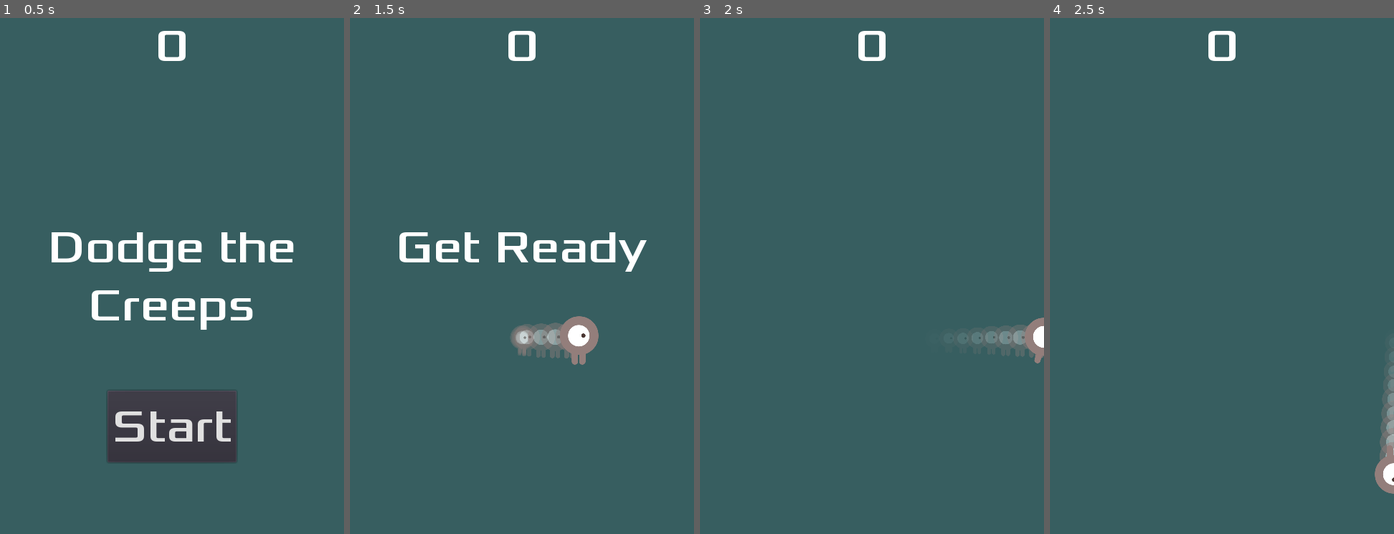
Above: before the commit, frames 1-4 (left to right).
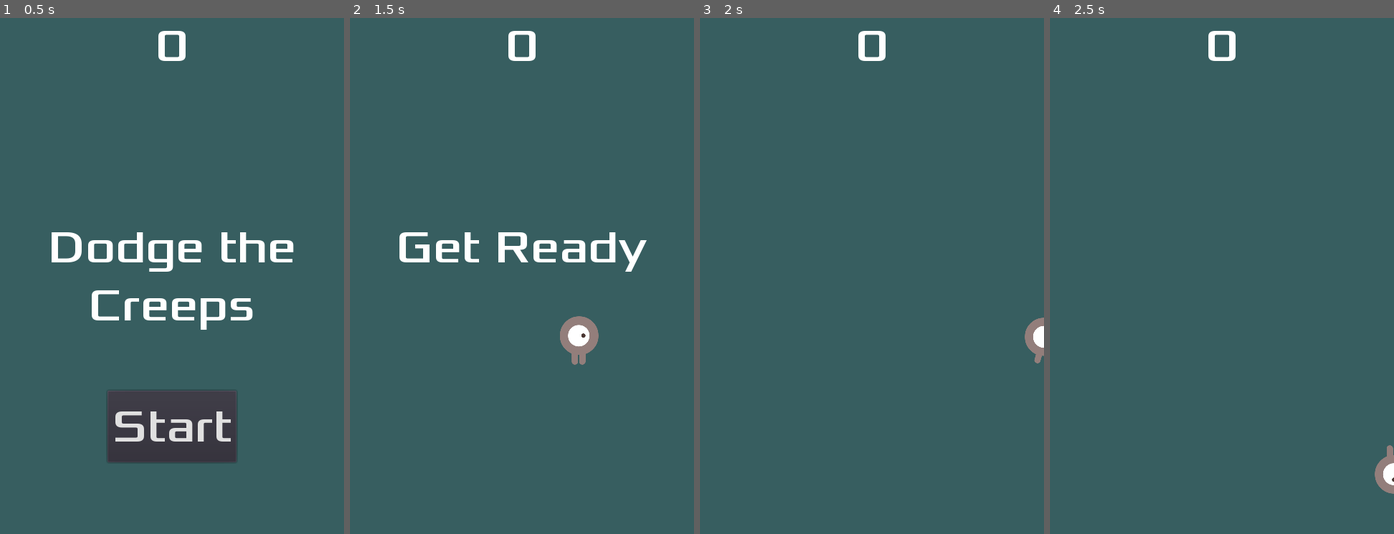
Above: after the commit, the same moments.

Repository: gdquest-demos/godot-3-getting-started-2021
Game: Godot game, scene res://Main.tscn
Same seed, same stepped clock (60 frames per second), same inputs: the game is played once before the commit and once after it.
Inputs:
- Up to frame 1 (0.5 s): no input
- Up to frame 2 (1.5 s): click "Start" at 0.5 s; tap Enter at 1.25 s; hold Right (move_right) from 1.28 s (still down)
- Up to frame 3 (2 s): keep holding Right (move_right)
- Up to frame 4 (2.5 s): release Right (move_right) at 2.03 s; hold Down (move_down) from 2.03 s (still down)

Frame 1 is identical in both runs. In frame 2, 0.8% of the frame differs, in the area x 46-65%, y 59-66%; in frame 3, 0.6%; in frame 4, 0.5%.

Commit message:
Remove particle trail from player

Diff:
--- a/2d-dodge-the-creeps/Player.tscn
+++ b/2d-dodge-the-creeps/Player.tscn
@@ -23,28 +23,6 @@
 radius = 26.1701
 height = 14.822
 
-[sub_resource type="Gradient" id=3]
-colors = PoolColorArray( 1, 1, 1, 0.501961, 1, 1, 1, 0 )
-
-[sub_resource type="GradientTexture" id=4]
-gradient = SubResource( 3 )
-
-[sub_resource type="Curve" id=5]
-_data = [ Vector2( 0.00501098, 0.5 ), 0.0, 0.0, 0, 0, Vector2( 0.994989, 0.324 ), 0.0, 0.0, 0, 0 ]
-
-[sub_resource type="CurveTexture" id=6]
-curve = SubResource( 5 )
-
-[sub_resource type="ParticlesMaterial" id=7]
-flag_disable_z = true
-gravity = Vector3( 0, 0, 0 )
-initial_velocity = 1.0
-orbit_velocity = 0.0
-orbit_velocity_random = 0.0
-scale = 0.75
-scale_curve = SubResource( 6 )
-color_ramp = SubResource( 4 )
-
 [node name="Player" type="Area2D"]
 z_index = 10
 script = ExtResource( 1 )
@@ -60,11 +38,4 @@
 [node name="CollisionShape2D" type="CollisionShape2D" parent="."]
 shape = SubResource( 2 )
 
-[node name="Trail" type="Particles2D" parent="."]
-z_index = -1
-amount = 10
-speed_scale = 2.0
-local_coords = false
-process_material = SubResource( 7 )
-texture = ExtResource( 2 )
 [connection signal="body_entered" from="." to="." method="_on_Player_body_entered"]
Not shown: 1 places in 2d-dodge-the-creeps/Player.tscn that only renumber resources
